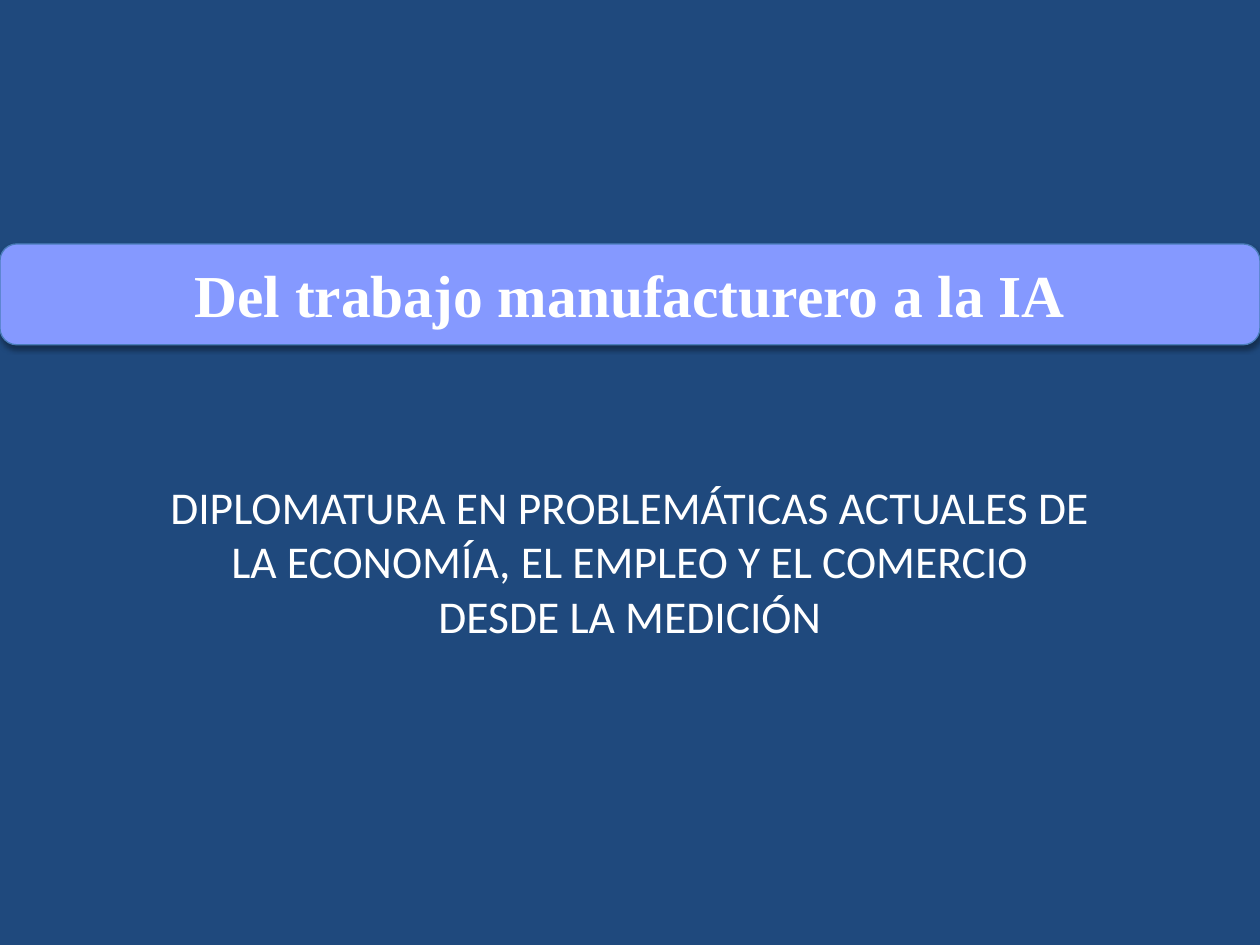
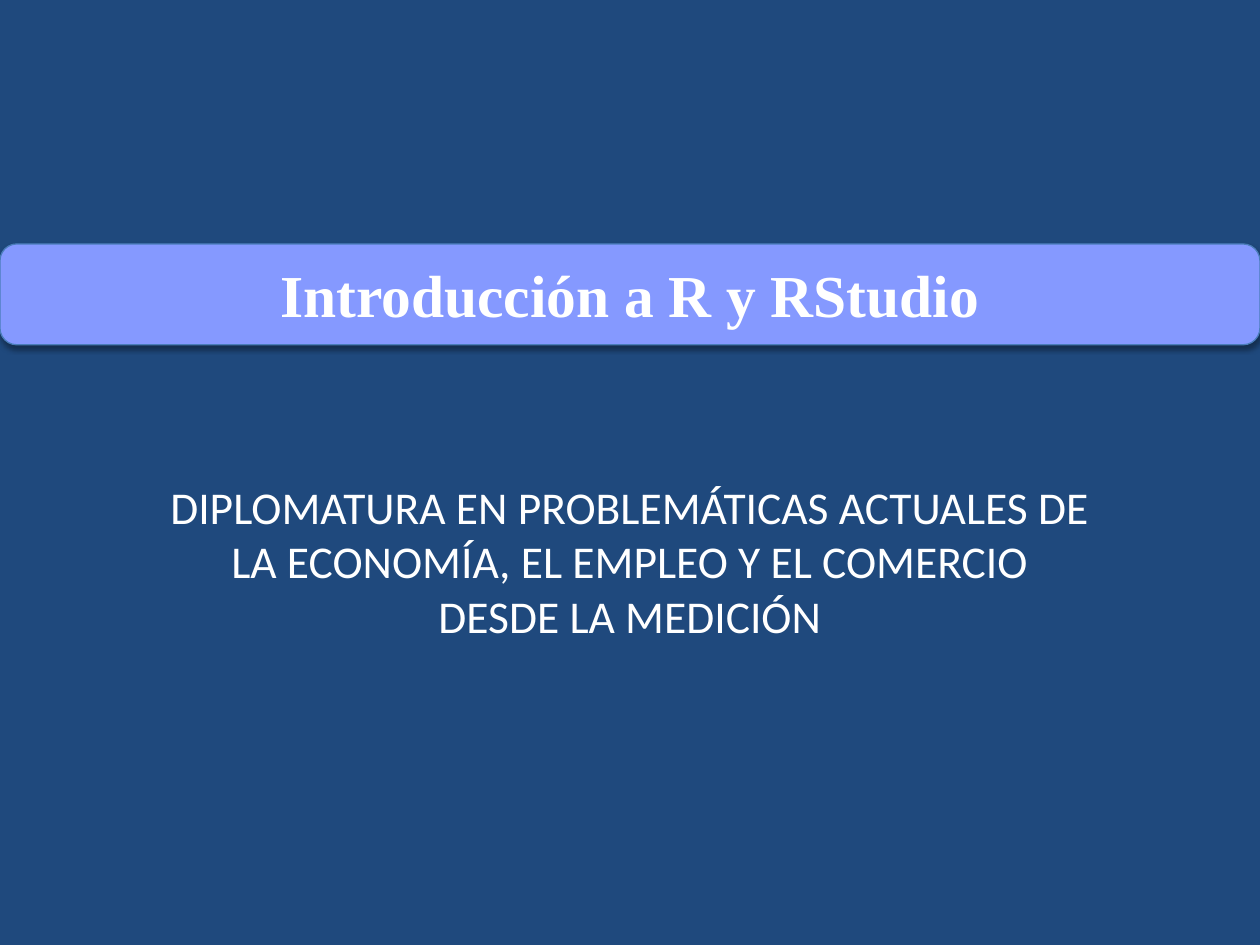
Before and after one commit to ceped-fce-uba/diplomatura_economia, a slide deck: slide 1 of Mod 2 - Intro a programacion/Clase 1 - Intro a R/Presentacion Intro R y RStudio.pptx. Drawn at 1260x945 pixels with LibreOffice and Linux fonts; fonts in the diff are those of the drawing. Boxes give left, top, right and bottom in pixels: in the first picture for what was removed or moved away, otherwise in the second. Text is boxed around its words. In the diff, an @@ line names an element or a change of style, - is before the commit and + after.

Commit message:
Cambios presentación

```diff
--- a/Mod 2 - Intro a programacion/Clase 1 - Intro a R/Presentacion Intro R y RStudio.pptx
+++ b/Mod 2 - Intro a programacion/Clase 1 - Intro a R/Presentacion Intro R y RStudio.pptx
@@ text at [280,276,979,329]: text changed @@
-Del trabajo manufacturero a la IA
+Introducción a R y RStudio
```
